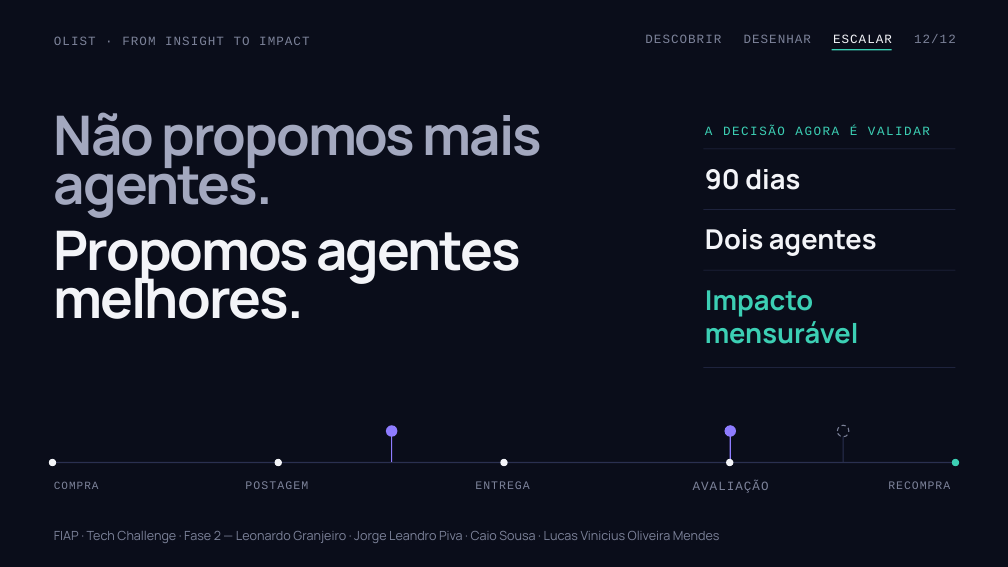
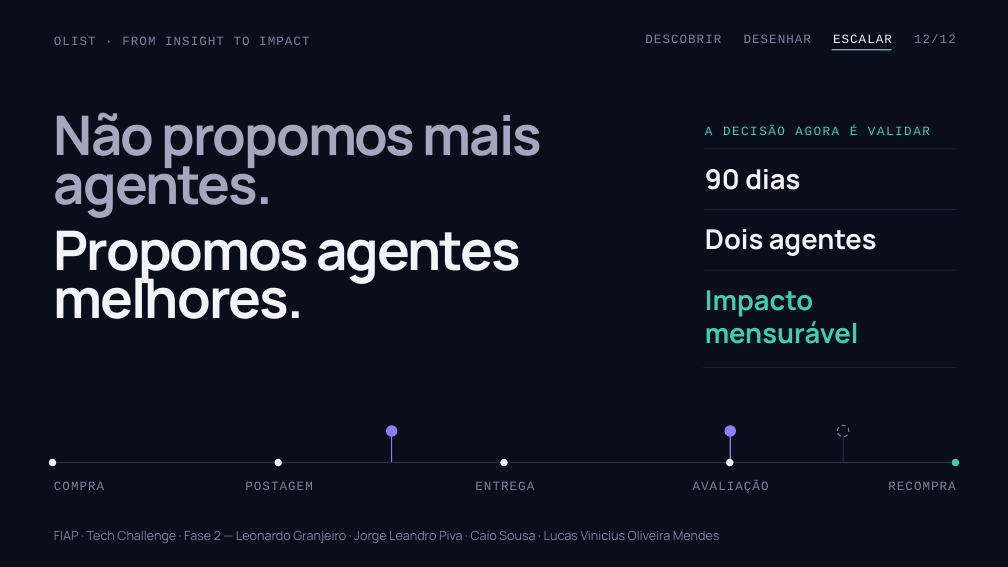
Before and after one commit to jorgelpiva/tech-challenge-fiap-agentes-ia, a slide deck: slide 12 of fase2/video/Apresentacao_Fase2_Olist.pptx. Drawn at 1008x567 pixels with LibreOffice and Linux fonts; fonts in the diff are those of the drawing. Boxes give left, top, right and bottom in pixels: in the first picture for what was removed or moved away, otherwise in the second. Text is boxed around its words. In the diff, an @@ line names an element or a change of style, - is before the commit and + after.

```diff
--- a/fase2/video/Apresentacao_Fase2_Olist.pptx
+++ b/fase2/video/Apresentacao_Fase2_Olist.pptx
@@ text "COMPRA" at <box>54,481,104,490</box>: size 15.8 to 18 pt @@
@@ text "POSTAGEM" at <box>245,481,312,490</box>: size 16.7 to 18 pt @@
@@ text "ENTREGA" at <box>475,481,534,490</box>: size 16.5 to 18 pt @@
@@ text "RECOMPRA" at <box>888,481,955,490</box>: size 16.4 to 18 pt @@
```
Also in this commit, not shown: 7 other slides changed, 24 other files.
